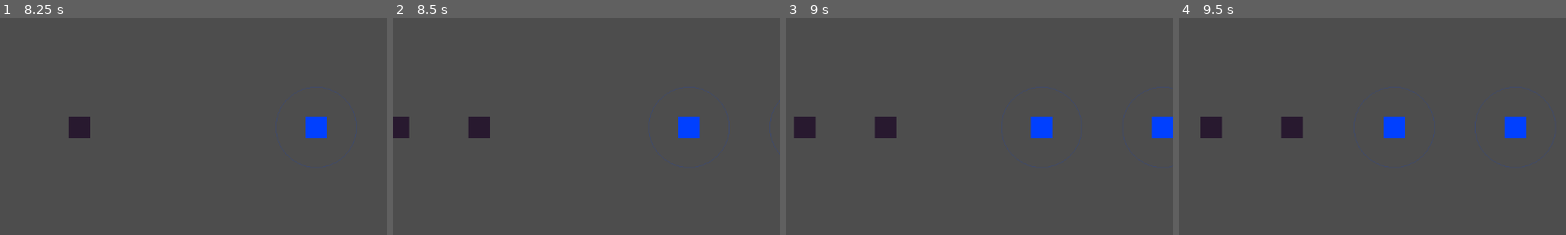
Above: before the commit, frames 1-4 (left to right).
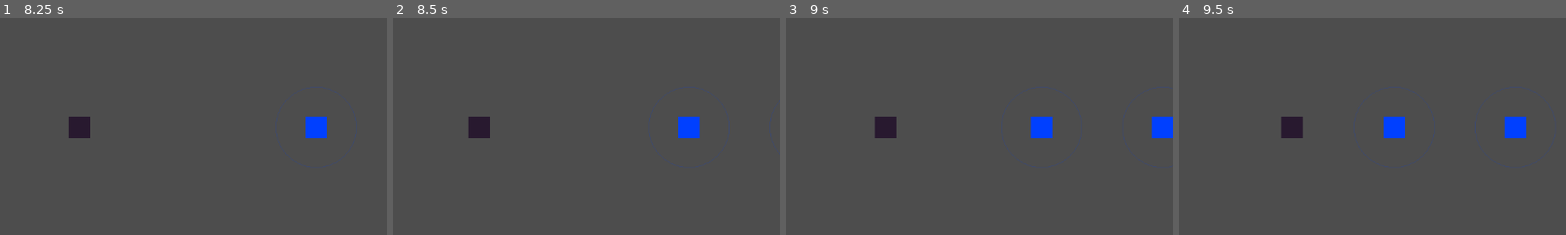
Above: after the commit, the same moments.

Repository: Haziel08/Battle-Dives
Game: Godot game, scene res://levels/level_base/level_base.tscn
Two runs of this game, one before a commit and one after it. Both use one fixed random seed, a clock stepped at 60 frames per second and the inputs below.
Inputs:
- Up to frame 1 (8.25 s): click "Espeleobuzo 50 FI" at 0.5 s; click "II" at 1.25 s; click "Reanudar" at 2 s; click "Espeleobuzo 50 FI" at 2.75 s; click "II" at 3.5 s; click "Reanudar" at 4.25 s; click "II" at 5 s; click "Reanudar" at 5.75 s; tap Enter at 6.5 s; tap 0 at 6.6, 7.35, 8.1 s
- Up to frame 2 (8.5 s): no input
- Up to frame 3 (9 s): tap 0 at 8.85 s
- Up to frame 4 (9.5 s): no input
The pictures show only the part of the screen within x 0-50%, y 21-71%; the shares and areas given below are measured in that part.

Frame 1 is identical in both runs. In frame 2, 0.4% of the frame differs, in the area x 0-5%, y 45-56%; in frame 3, 0.6%, in the area x 2-8%, y 45-56%; in frame 4, 0.5%.

Commit message:
Arreglando Conservador y Arqueologo

Diff:
--- /dev/null
+++ b/default_bus_layout.tres
@@ -0,0 +1,15 @@
+[gd_resource type="AudioBusLayout" format=3 uid="uid://dnmpn0sycvsl"]
+
+[resource]
+bus/1/name = &"Music"
+bus/1/solo = false
+bus/1/mute = false
+bus/1/bypass_fx = false
+bus/1/volume_db = 0.0
+bus/1/send = &"Master"
+bus/2/name = &"SFX"
+bus/2/solo = false
+bus/2/mute = false
+bus/2/bypass_fx = false
+bus/2/volume_db = 0.0
+bus/2/send = &"Master"
--- a/entities/entity_base.gd
+++ b/entities/entity_base.gd
@@ -10,6 +10,7 @@
 var offset_golpe: float = 0.0
 var ref_hallazgo = null
 var ref_nivel = null
+var timer_vida_estatico: float = 0.0
 
 func inicializar(ficha: SpecialistData, hallazgo, nivel) -> void:
 	datos = ficha
@@ -34,6 +35,10 @@
 					ref_hallazgo.curar_cientifico(datos.curacion_cientifica)
 
 	if datos.es_estatico:
+		timer_vida_estatico += delta
+		if timer_vida_estatico >= datos.duracion_estatico:
+			esta_vivo = false
+			queue_free()
 		return
 
 	if objetivo == null or not is_instance_valid(objetivo):
--- a/entities/specialists/arqueologo.tres
+++ b/entities/specialists/arqueologo.tres
@@ -15,4 +15,5 @@
 color_debug = Color(0.6813187, 0.3703858, 0.09170278, 1)
 tecla_numero = 4
 efectivo_contra = Array[String](["buceador"])
+duracion_estatico = 5.0
 metadata/_custom_type_script = "uid://cn5ubsk5eln5s"
--- a/entities/specialists/conservador.tres
+++ b/entities/specialists/conservador.tres
@@ -9,8 +9,10 @@
 hp = 80.0
 danio = 0.0
 velocidad = 0.0
+es_estatico = true
 curacion_fisica = 5.0
 curacion_cientifica = 5.0
 color_debug = Color(0.7838362, 0.1631135, 0.4705056, 1)
 tecla_numero = 5
+duracion_estatico = 1.0
 metadata/_custom_type_script = "uid://cn5ubsk5eln5s"
--- a/entities/specialists/specialist_data.gd
+++ b/entities/specialists/specialist_data.gd
@@ -19,3 +19,4 @@
 @export var tecla_numero: int = 1  # qué tecla lo despliega (1-7)
 @export var efectivo_contra: Array[String] = []
 @export var multiplicador_danio: float = 2.0  # daño x2 contra esas amenazas
+@export var duracion_estatico: float = 10.0  # segundos que permanece curando
--- a/levels/level_base/nivel_1.tres
+++ b/levels/level_base/nivel_1.tres
@@ -2,10 +2,8 @@
 
 [ext_resource type="Script" uid="uid://d04cl4yo35bla" path="res://entities/threats/threat_data.gd" id="1_7kr44"]
 [ext_resource type="Script" uid="uid://cn5ubsk5eln5s" path="res://entities/specialists/specialist_data.gd" id="2_071ma"]
-[ext_resource type="Resource" uid="uid://cox33n1ev3ogr" path="res://entities/threats/sedimento.tres" id="2_mfrsj"]
 [ext_resource type="Script" uid="uid://dbmq8y8dxronl" path="res://core/level_data.gd" id="3_2pu5b"]
 [ext_resource type="Resource" uid="uid://cqnmwh05koeev" path="res://entities/threats/saqueador.tres" id="3_8ipkg"]
-[ext_resource type="Resource" uid="uid://d1p6sces8obfg" path="res://entities/threats/buceador.tres" id="5_ibu0c"]
 [ext_resource type="Resource" uid="uid://bj5br1cc4vkti" path="res://entities/specialists/espeleobuzo.tres" id="7_lc5sy"]
 [ext_resource type="Resource" uid="uid://mwr1khs78xw7" path="res://entities/specialists/oceanografo.tres" id="8_0w0fe"]
 [ext_resource type="Resource" uid="uid://basdxl0cb76qc" path="res://entities/specialists/cient_materiales.tres" id="9_17xrd"]
@@ -19,7 +17,7 @@
 nombre_nivel = "Nivel 1: Entrada a Hoyo Negro"
 nombre_hallazgo = "Marcas de Soga"
 especialistas_disponibles = Array[ExtResource("2_071ma")]([ExtResource("7_lc5sy"), ExtResource("8_0w0fe"), ExtResource("9_17xrd"), ExtResource("10_ac7yr"), ExtResource("11_6ca8a"), ExtResource("12_hrrv1"), ExtResource("13_r34bl")])
-amenazas_oleada = Array[ExtResource("1_7kr44")]([ExtResource("2_mfrsj"), ExtResource("3_8ipkg"), ExtResource("5_ibu0c")])
+amenazas_oleada = Array[ExtResource("1_7kr44")]([ExtResource("3_8ipkg")])
 es_tutorial = true
 pasos_tutorial = Array[String](["Bienvenido a Hoyo Negro. Tu misión es proteger el hallazgo.", "El FI (Fondo de Investigación) te permite desplegar especialistas.", "Presiona el Espeleobuzo para desplegarlo en el carril."])
 metadata/_custom_type_script = "uid://dbmq8y8dxronl"
